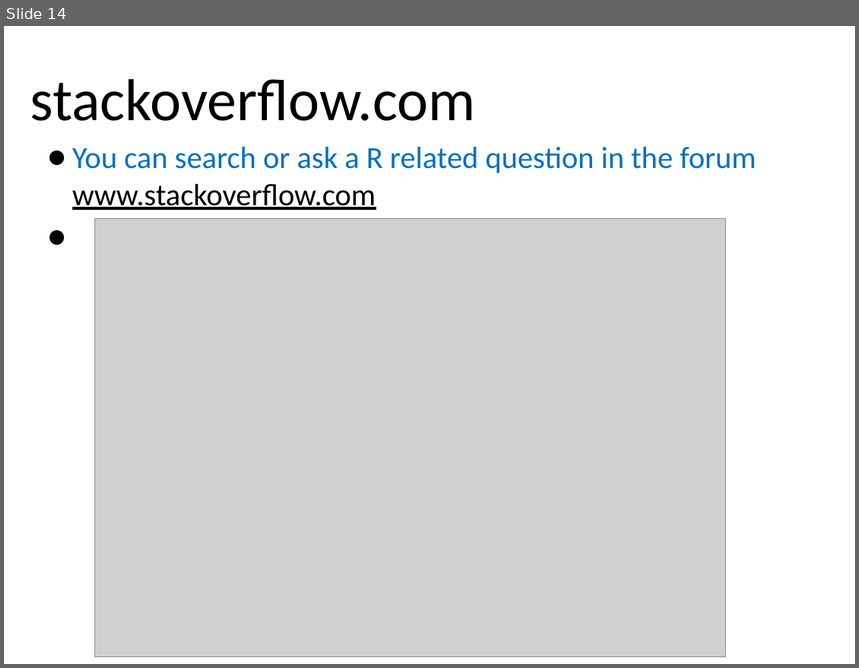
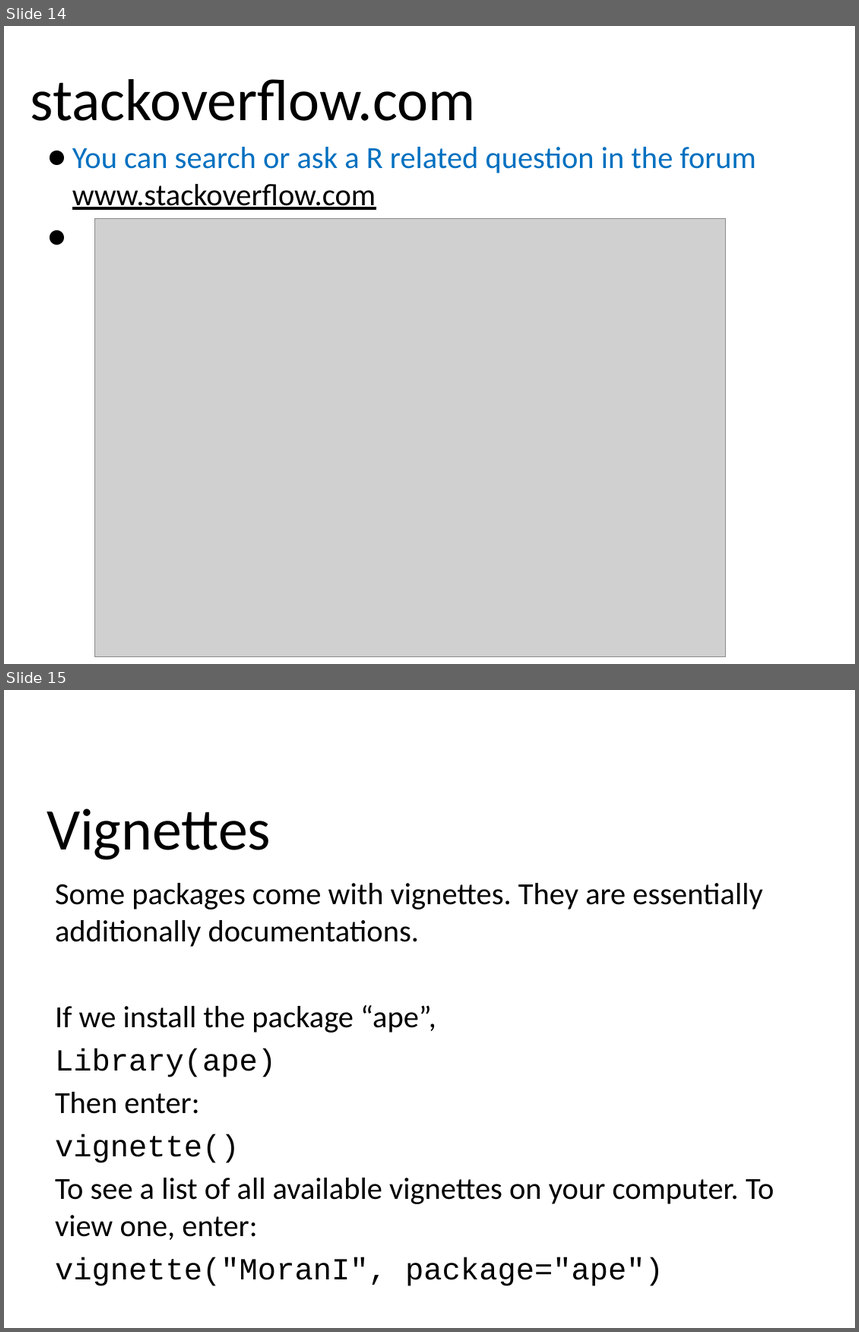
Before and after one commit to davidmatten/R_course, a slide deck: Session_9/getting_help.pptx. Shown one above the other, each under a label of ours: slide 14 before the commit, slides 14 and 15 after it. The pictures are 859x668 and 859x1332 pixels, drawn with LibreOffice and Linux fonts; fonts in the diff are those of the drawing; grey boxes stand for pictures; background and template pictures are left out. Boxes give left, top, right and bottom in pixels: in the first picture for what was removed or moved away, otherwise in the second. Text is boxed around its words. In the diff, an @@ line names an element or a change of style, - is before the commit and + after.

```diff
--- a/Session_9/getting_help.pptx
+++ b/Session_9/getting_help.pptx
@@ slide 15 added at (4, 690, 855, 1328), background picture (left out) @@
@@ title added at (47, 809, 271, 860), 50 pt, text #000000 @@
+Vignettes
@@ text added at (55, 883, 774, 1287), 26 pt, text #000000 @@
+Some packages come with vignettes. They are essentially additionally documentations.
+If we install the package “ape”,
+Library(ape)
+Then enter:
+vignette()
+To see a list of all available vignettes on your computer. To view one, enter:
+vignette("MoranI", package="ape")
```
Also in this commit, not shown: 3 other slides added, 2 other files.
